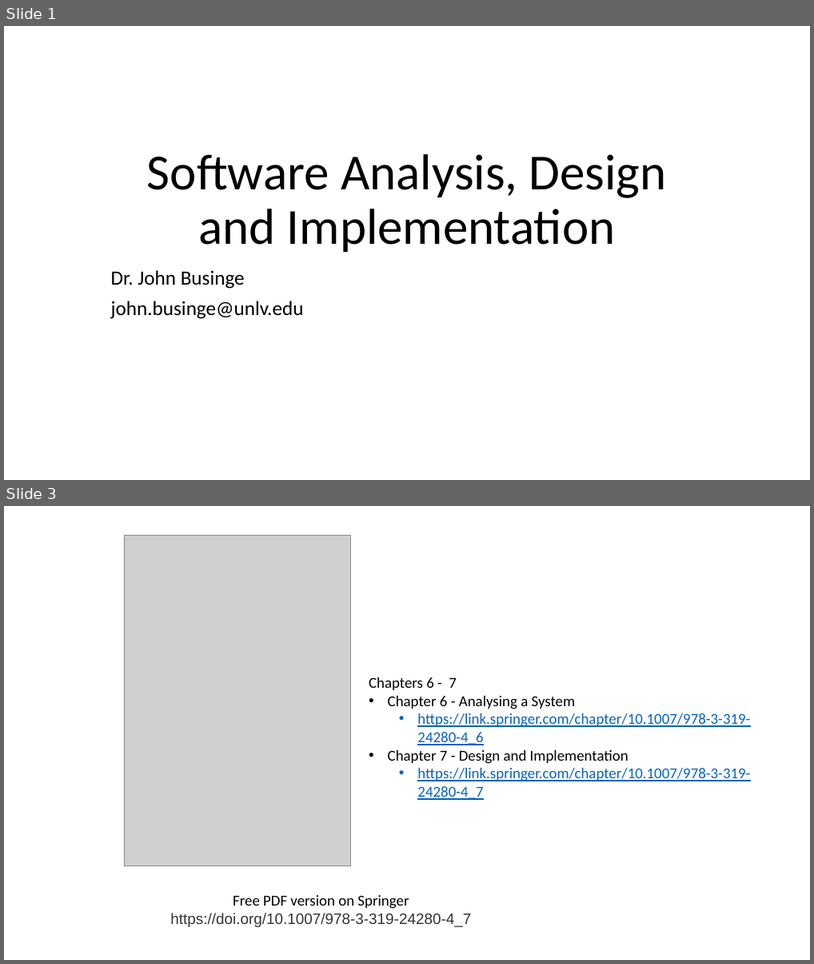
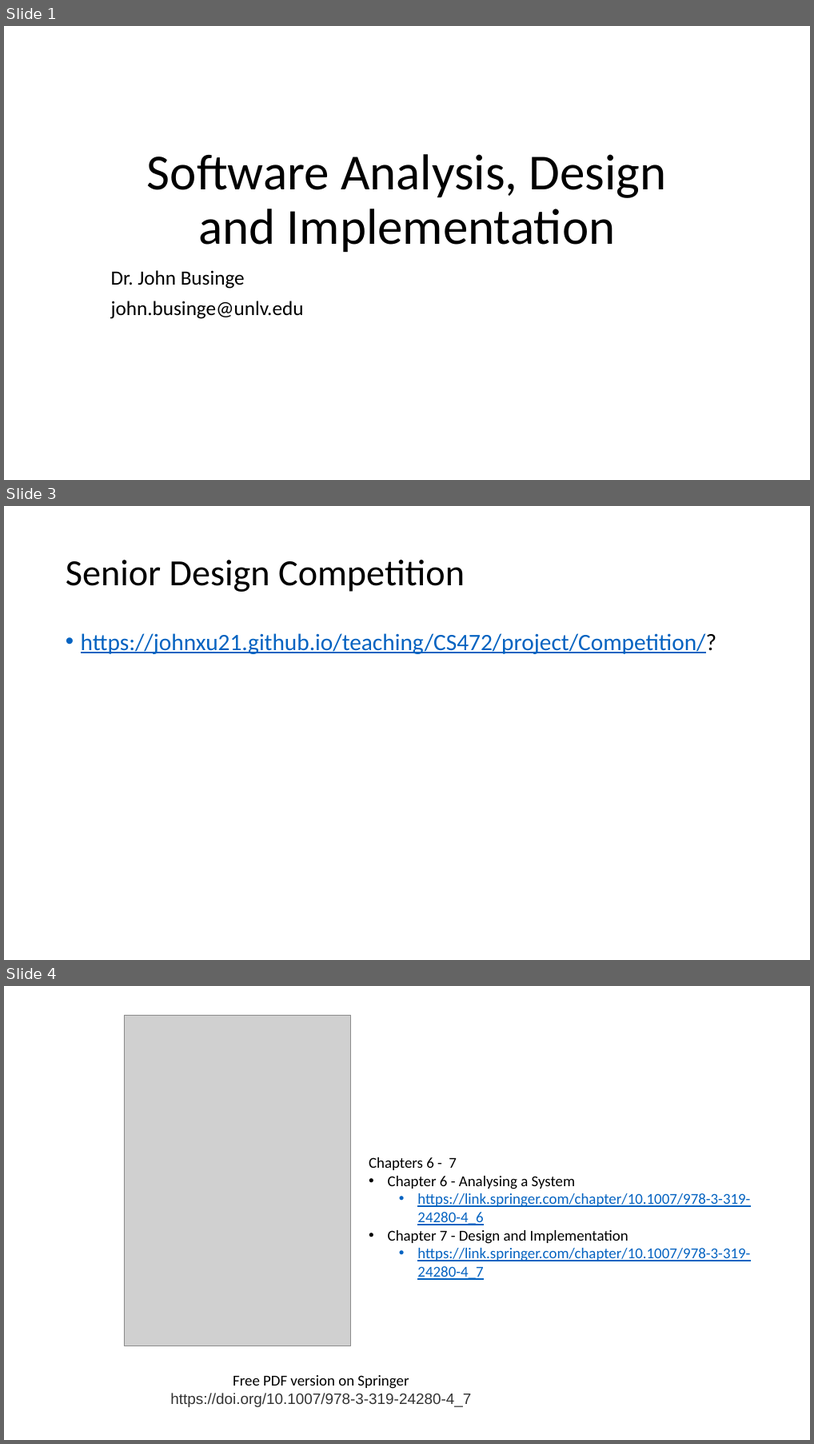
Before and after one commit to johnxu21/johnxu21.github.io, a slide deck: teaching/CS472/Timetable/OOD-V2.pptx. Shown one above the other, each under a label of ours: slides 1 and 3 before the commit, slides 1, 3 and 4 after it; the slides between them are not shown. The pictures are 814x964 and 814x1444 pixels, drawn with LibreOffice and Linux fonts; fonts in the diff are those of the drawing; grey boxes stand for pictures. Boxes give left, top, right and bottom in pixels: in the first picture for what was removed or moved away, otherwise in the second. Text is boxed around its words. In the diff, an @@ line names an element or a change of style, - is before the commit and + after.

```diff
--- a/teaching/CS472/Timetable/OOD-V2.pptx
+++ b/teaching/CS472/Timetable/OOD-V2.pptx
@@ slide 3 added at (4,506,810,960), background #FFFFFF @@
@@ title added at (66,560,465,592), 44 pt, text #000000 @@
+Senior Design Competition
@@ text added at (81,633,718,654), 28 pt, text #0563C1, underline @@
+• https://johnxu21.github.io/teaching/CS472/project/Competition/?
@@ what was slide 3 is now slide 4 @@
```
Also in this commit, not shown: 4 slides changed, 2 other files.
